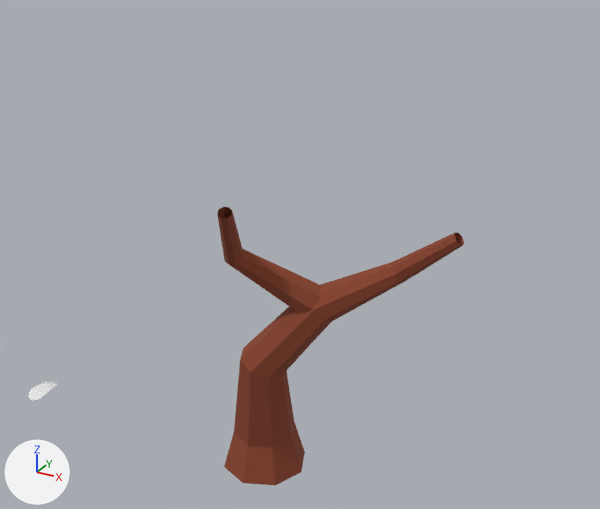
Two versions of the glTF model flaskr/static/3d/Blender/Polygon Runway/Assets/geometry_trees.glb, one commit apart.
The view is the same before and after, from a camera (50 mm lens) standing at (4.68, -7.56, 6.3) and looking at (0.59, -0.13, 2.59). The lights are fixed; the arrows at lower left show +X, +Y and +Z. The older version comes first.
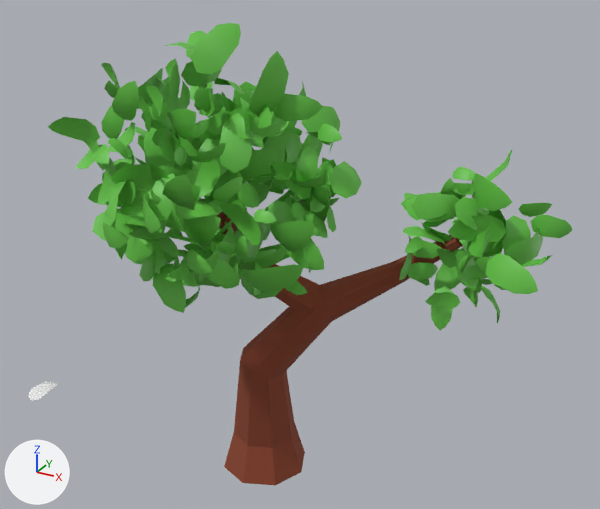
Pixel boxes (x1, y1, x2, y2) of what changed, in the pictures (600 x 509 px):
'Icosphere', now drawn (green): after (48, 23, 572, 330)

Patch to the scene script:
```diff
--- a/flaskr/static/3d/Blender/Polygon Runway/Assets/geometry_trees.glb.py
+++ b/flaskr/static/3d/Blender/Polygon Runway/Assets/geometry_trees.glb.py
@@ mat_leaf @@
+mat_leaf = principled_material('leaf')
+mat_leaf.base_color = (0.13, 0.538, 0.0611)  # green #65c246
@@ me_icosphere @@
+me_icosphere.from_pydata(...)  # 4116 vertices, 4116 faces; spans x -1.51..3.19, y -1.56..2.4, z -1.67..1.53
+me_icosphere.materials.append(mat_leaf)  # green #65c246
@@ ob_icosphere @@
-ob_icosphere = bpy.data.objects.new('Icosphere', None)
+ob_icosphere = bpy.data.objects.new('Icosphere', me_icosphere)
 ob_icosphere.location = (0.07, -0.98, 3.65)
```
